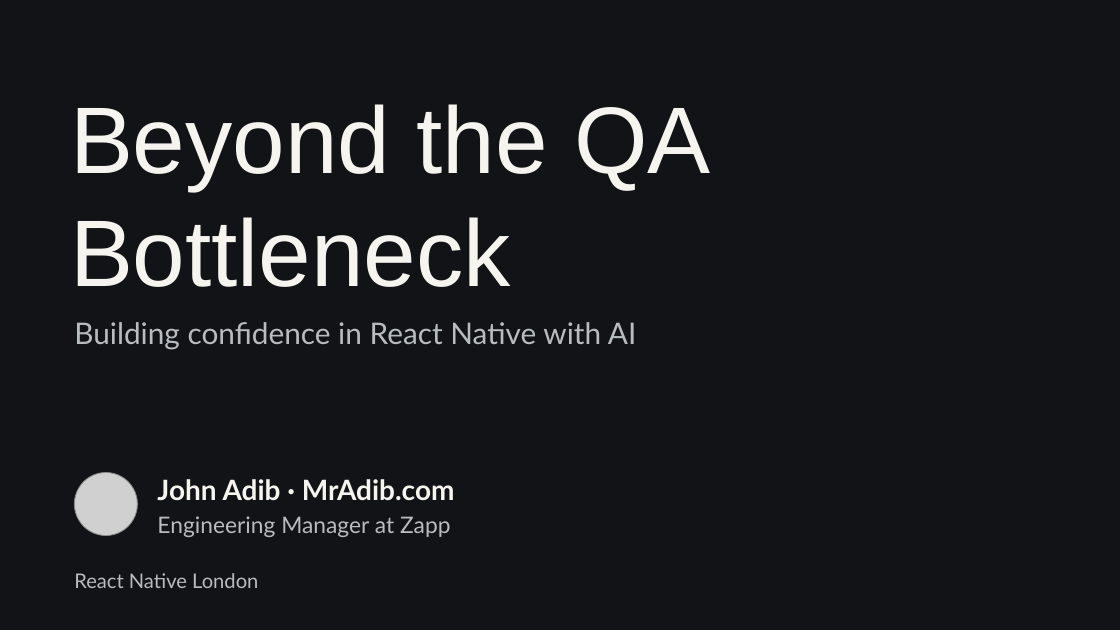
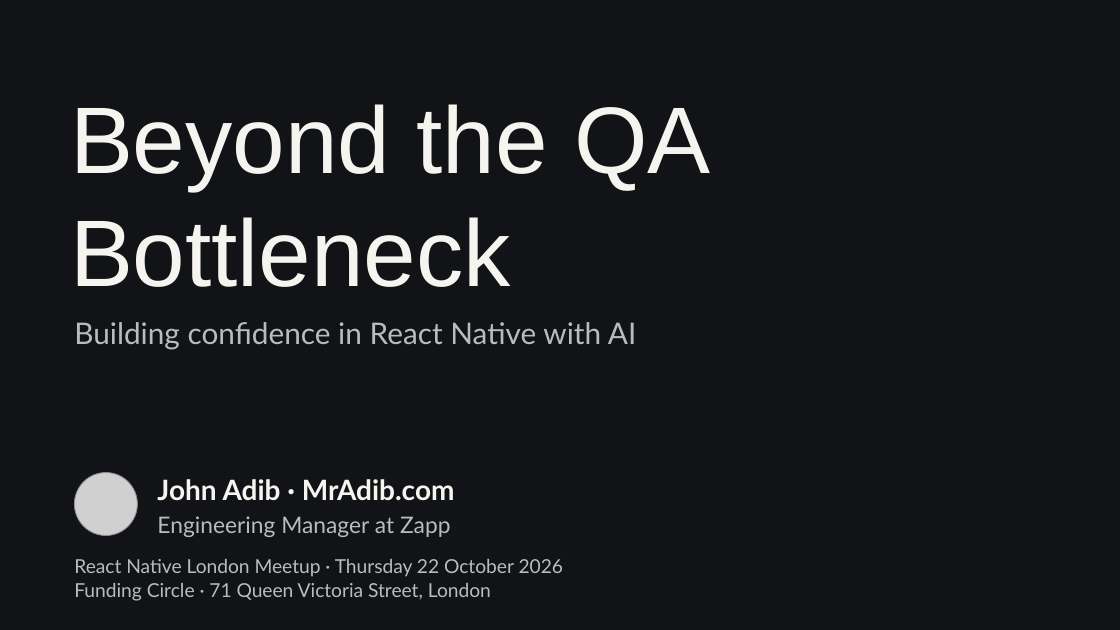
Before and after one commit to JohnAdib/mradib.com, a slide deck: slide 1 of resources/talks/beyond-the-qa-bottleneck.pptx. Drawn at 1120x630 pixels with LibreOffice and Linux fonts; fonts in the diff are those of the drawing; grey boxes stand for pictures; background and template pictures are left out. Boxes give left, top, right and bottom in pixels: in the first picture for what was removed or moved away, otherwise in the second. Text is boxed around its words. In the diff, an @@ line names an element or a change of style, - is before the commit and + after.

Commit message:
Update QA article and talk with October evidence and confirmed event (#167)

```diff
--- a/resources/talks/beyond-the-qa-bottleneck.pptx
+++ b/resources/talks/beyond-the-qa-bottleneck.pptx
@@ text at (74,559,564,601): text changed; size 17.2 to 16.5 pt @@
-React Native London
+React Native London Meetup · Thursday 22 October 2026
+Funding Circle · 71 Queen Victoria Street, London
```
Also in this commit, not shown: 12 other slides changed, 24 other files.
